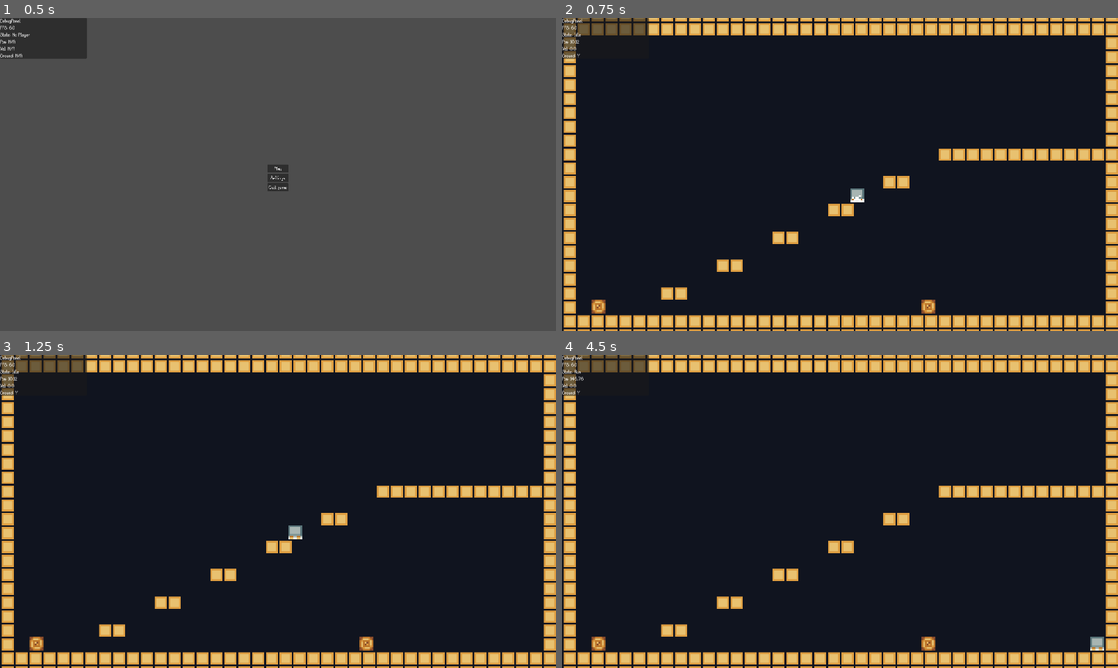
Above: before the commit, frames 1-4 (two rows, left to right).
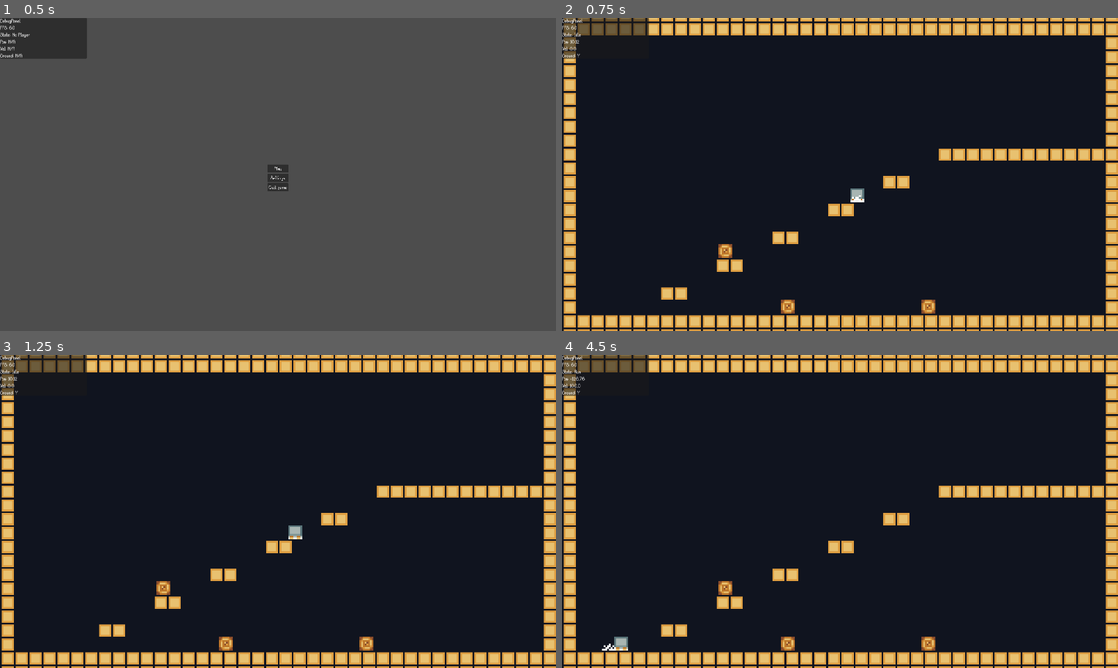
Above: after the commit, the same moments.

Repository: LeZellus/pistonprecision
Game: Godot game, scene res://scenes/worlds/MainScene.tscn
Same seed, same stepped clock (60 frames per second), same inputs: the game is played once before the commit and once after it.
Inputs:
- Up to frame 1 (0.5 s): no input
- Up to frame 2 (0.75 s): click "Play" at 0.5 s
- Up to frame 3 (1.25 s): no input
- Up to frame 4 (4.5 s): tap Enter at 1.25 s; hold D (move_right) 1.28-2.78 s; tap Space (jump) at 1.52, 2.27, 3.5, 3.77 s; hold A (move_left) 2.78-3.53 s; hold D (move_right) from 3.53 s (still down)

Frame 1 is identical in both runs. In frame 2, 0.3% of the frame differs, in the area x 5-42%, y 72-95%; in frame 3, 0.3%; in frame 4, 0.6%, in the area x 1-98%, y 6-95%.

Commit message:
add spawn manager

Diff:
--- a/project.godot
+++ b/project.godot
@@ -24,6 +24,7 @@
 ParticleManager="*res://scripts/managers/ParticleManager.gd"
 DebugManager="*res://scripts/managers/DebugManager.gd"
 SceneManager="*res://scripts/managers/SceneManager.gd"
+SpawnManager="*res://scripts/managers/SpawnManager.gd"
 
 [display]
 
--- /dev/null
+++ b/scenes/objects/DeathZone.tscn
@@ -0,0 +1,13 @@
+[gd_scene load_steps=3 format=3 uid="uid://ylt41ox5quua"]
+
+[ext_resource type="Script" path="res://scripts/objects/DeathZone.gd" id="1_srtck"]
+
+[sub_resource type="RectangleShape2D" id="RectangleShape2D_c7od0"]
+
+[node name="DeathZone" type="Area2D"]
+script = ExtResource("1_srtck")
+
+[node name="CollisionShape2D" type="CollisionShape2D" parent="."]
+z_index = 50
+shape = SubResource("RectangleShape2D_c7od0")
+debug_color = Color(0.833593, 0.0179896, 6.73831e-07, 0.419608)
--- /dev/null
+++ b/scenes/objects/SpawnPoint.tscn
@@ -0,0 +1,8 @@
+[gd_scene load_steps=2 format=3 uid="uid://0hhkm4tctscq"]
+
+[ext_resource type="Script" path="res://scripts/objects/SpawnPoint.gd" id="1_7gw8q"]
+
+[node name="SpawnPoint" type="Marker2D"]
+z_index = 50
+script = ExtResource("1_7gw8q")
+is_default_spawn = true
--- a/scenes/worlds/world_01/room_01.tscn
+++ b/scenes/worlds/world_01/room_01.tscn
@@ -1,22 +1,30 @@
-[gd_scene load_steps=8 format=4 uid="uid://ckw83swiwevhx"]
+[gd_scene load_steps=10 format=4 uid="uid://ckw83swiwevhx"]
 
 [ext_resource type="PackedScene" uid="uid://dg646574o66h8" path="res://scenes/objects/PushableObject.tscn" id="1_ku13x"]
 [ext_resource type="PackedScene" uid="uid://dyecypjdxwrmg" path="res://scenes/objects/LayerBackground.tscn" id="1_r7ns6"]
+[ext_resource type="PackedScene" uid="uid://0hhkm4tctscq" path="res://scenes/objects/SpawnPoint.tscn" id="1_va5oy"]
 [ext_resource type="PackedScene" uid="uid://bt8bvgcp2hvdk" path="res://scenes/objects/LayerGround.tscn" id="2_7sxm0"]
 [ext_resource type="Script" path="res://scripts/world/RoomTrigger.gd" id="2_rjd5w"]
 [ext_resource type="PackedScene" uid="uid://dqimbr7lydigd" path="res://scenes/objects/LayerWalls.tscn" id="3_jblby"]
 [ext_resource type="Script" path="res://scripts/utilities/CameraController.gd" id="6_oxtrg"]
+[ext_resource type="PackedScene" uid="uid://ylt41ox5quua" path="res://scenes/objects/DeathZone.tscn" id="7_pnsws"]
 
 [sub_resource type="RectangleShape2D" id="RectangleShape2D_axaw5"]
 size = Vector2(8, 16)
 
 [node name="Room01" type="Node2D"]
 
+[node name="SpawnPoint" parent="." instance=ExtResource("1_va5oy")]
+position = Vector2(-143, 64)
+
 [node name="PushableObject" parent="." instance=ExtResource("1_ku13x")]
 position = Vector2(51, 76)
 
 [node name="PushableObject2" parent="." instance=ExtResource("1_ku13x")]
-position = Vector2(-139, 76)
+position = Vector2(-30, 76)
+
+[node name="PushableObject3" parent="." instance=ExtResource("1_ku13x")]
+position = Vector2(-66, 44)
 
 [node name="TileMapLayer" type="Node" parent="."]
 
@@ -28,13 +36,12 @@
 
 [node name="Walls" parent="TileMapLayer" instance=ExtResource("3_jblby")]
 
-[node name="TriggerRight" type="Area2D" parent="."]
+[node name="Door" type="Area2D" parent="."]
 z_index = 1
-position = Vector2(148, 56)
+position = Vector2(148, -24)
 script = ExtResource("2_rjd5w")
 
-[node name="CollisionShape2D" type="CollisionShape2D" parent="TriggerRight"]
-position = Vector2(0, -80)
+[node name="CollisionShape2D" type="CollisionShape2D" parent="Door"]
 shape = SubResource("RectangleShape2D_axaw5")
 debug_color = Color(0.946503, 0.160254, 0.650251, 0.42)
 
@@ -42,3 +49,6 @@
 z_index = 1
 zoom = Vector2(6, 6)
 script = ExtResource("6_oxtrg")
+
+[node name="DeathZone" parent="." instance=ExtResource("7_pnsws")]
+position = Vector2(142, 70)
--- a/scripts/managers/GameManager.gd
+++ b/scripts/managers/GameManager.gd
@@ -19,7 +19,6 @@
 var current_state: GameState = GameState.MENU
 var current_level: String = ""
 var current_checkpoint: String = ""
-var player_lives: int = 3
 var deaths_count: int = 0
 var level_time: float = 0.0
 var total_time: float = 0.0
@@ -90,19 +89,6 @@
 	current_checkpoint = checkpoint_id
 	checkpoint_reached.emit(checkpoint_id)
 
-# === PLAYER MANAGEMENT ===
-func player_die():
-	deaths_count += 1
-	player_lives -= 1
-	player_died.emit()
-
-	if player_lives <= 0:
-		change_state(GameState.GAME_OVER)
-
-func reset_player_stats():
-	player_lives = 3
-	deaths_count = 0
-
 # === SAVE/LOAD ===
 func save_game_data():
 	var save_data = {
--- /dev/null
+++ b/scripts/managers/SpawnManager.gd
@@ -0,0 +1,64 @@
+extends Node
+
+var current_spawn_id: String = "default"
+
+func _ready():
+	name = "SpawnManager"
+
+func set_spawn_point(spawn_id: String):
+	"""Définit le point de spawn actuel"""
+	current_spawn_id = spawn_id
+	print("Spawn point défini: ", spawn_id)
+
+func get_spawn_position() -> Vector2:
+	"""Retourne la position du spawn actuel"""
+	var spawn_points = get_tree().get_nodes_in_group("spawn_points")
+
+	# Chercher le spawn avec l'ID actuel
+	for spawn in spawn_points:
+		if spawn.spawn_id == current_spawn_id:
+			return spawn.global_position
+
+	# Fallback: chercher le spawn par défaut
+	for spawn in spawn_points:
+		if spawn.is_default_spawn:
+			return spawn.global_position
+
+	# Fallback ultime
+	print("ATTENTION: Aucun spawn point trouvé!")
+	return Vector2(32, 96)
+
+func respawn_player(reset_room: bool = false):
+	"""Téléporte le joueur au spawn actuel"""
+	if reset_room:
+		await _reset_current_room()
+	else:
+		_simple_respawn()
+
+func _simple_respawn():
+	"""Respawn simple sans recharger la room"""
+	var player = get_tree().get_first_node_in_group("player")
+	if not player:
+		print("ERREUR: Aucun joueur trouvé pour respawn")
+		return
+
+	var spawn_pos = get_spawn_position()
+	player.global_position = spawn_pos
+	player.velocity = Vector2.ZERO
+
+	print("Joueur respawné à: ", spawn_pos)
+
+func _reset_current_room():
+	"""Recharge la room entière puis respawn"""
+	var current_room_id = SceneManager.get_current_room_id()
+	if current_room_id == "":
+		print("ERREUR: Aucune room actuelle trouvée")
+		_simple_respawn()
+		return
+
+	# Recharger la room
+	await SceneManager.load_room(current_room_id)
+
+	# Respawn après rechargement
+	await get_tree().process_frame  # Attendre que tout soit stable
+	_simple_respawn()
--- /dev/null
+++ b/scripts/objects/DeathZone.gd
@@ -0,0 +1,17 @@
+extends Area2D
+class_name DeathZone
+
+func _ready():
+	body_entered.connect(_on_body_entered)
+
+func _on_body_entered(body: Node2D):
+	if body.is_in_group("player"):
+		print("Joueur mort dans la deathzone!")
+
+		# Utiliser le système de spawn
+		SpawnManager.respawn_player(true)
+
+		# Optionnel: notifier le GameManager pour les stats
+		var game_manager = get_node("/root/GameManager")
+		if game_manager and game_manager.has_method("player_die"):
+			game_manager.player_die()
--- a/scripts/objects/PushableObject.gd
+++ b/scripts/objects/PushableObject.gd
@@ -61,12 +61,9 @@
 	if abs(push_velocity.x) < 10.0:
 		has_impacted = false
 
-# Plus besoin de cette fonction
-# func _check_wall_impact() supprimée
-
 func _trigger_wall_impact_shake(impact_velocity: float):
 	var shake_intensity = clamp(impact_velocity * 0.01, 2.0, 15.0)
-	var shake_duration = 1.5
+	var shake_duration = 1
 
 	# Son d'impact basé sur la vélocité
 	var impact_volume = clamp(impact_velocity * 0.002, 0.1, 0.3)
--- /dev/null
+++ b/scripts/objects/SpawnPoint.gd
@@ -0,0 +1,18 @@
+extends Marker2D
+class_name SpawnPoint
+
+@export var spawn_id: String = "default"
+@export var is_default_spawn: bool = false
+
+func _ready():
+	add_to_group("spawn_points")
+
+	# Visuel en mode debug
+	if Engine.is_editor_hint():
+		return
+
+	# Optionnel : ajouter un petit sprite pour voir le spawn en jeu
+	if is_default_spawn:
+		modulate = Color.GREEN
+	else:
+		modulate = Color.BLUE
